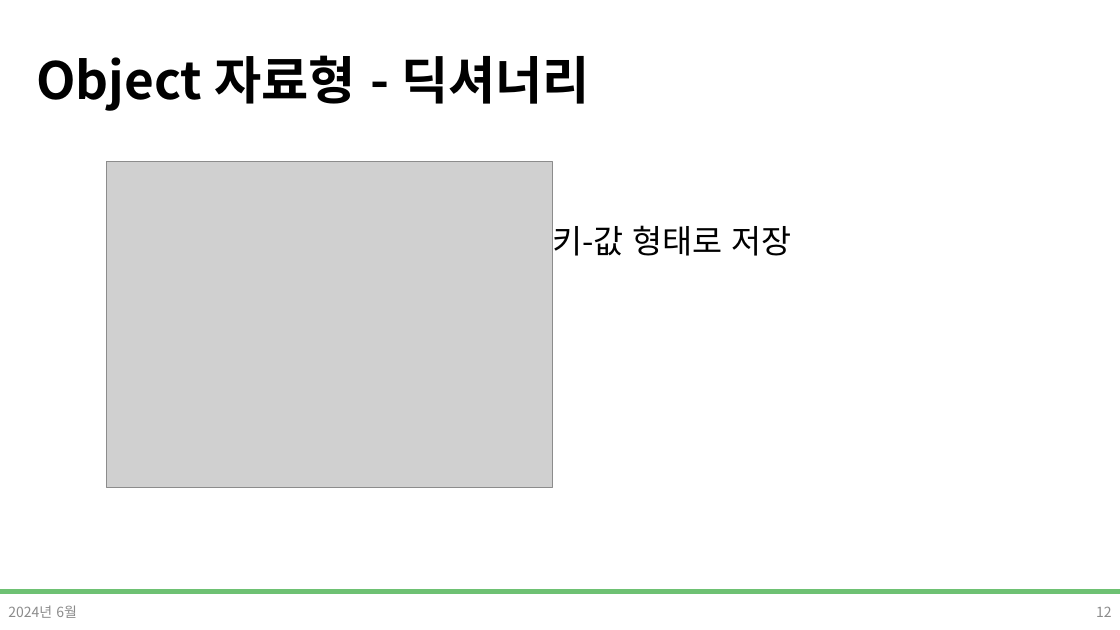
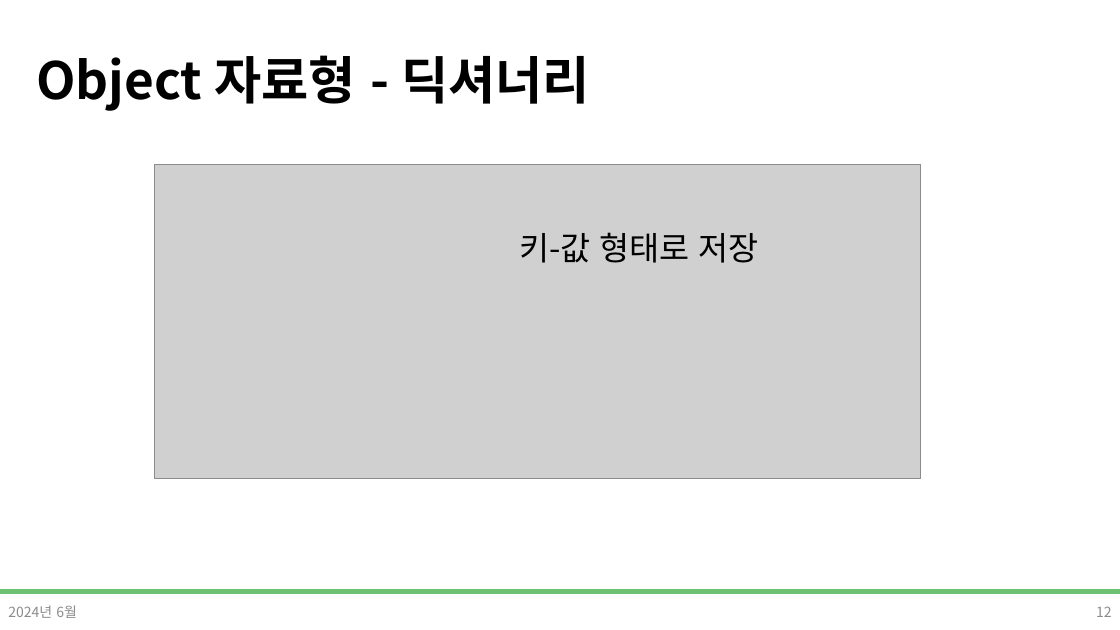
Before and after one commit to DevDamon0527/SeSAC_Yeongdeungpo_Campus_6th, a slide deck: slide 12 of material/[SeSAC_YDP_6] 04_5_Javascript_표준객체,DOM.pptx. Drawn at 1120x630 pixels with LibreOffice and Linux fonts; fonts in the diff are those of the drawing; grey boxes stand for pictures; background and template pictures are left out. Boxes give left, top, right and bottom in pixels: in the first picture for what was removed or moved away, otherwise in the second. Text is boxed around its words. In the diff, an @@ line names an element or a change of style, - is before the commit and + after.

```diff
--- a/material/[SeSAC_YDP_6] 04_5_Javascript_표준객체,DOM.pptx
+++ b/material/[SeSAC_YDP_6] 04_5_Javascript_표준객체,DOM.pptx
@@ picture removed at (107, 161, 553, 487) @@
@@ picture added at (155, 165, 921, 479) @@
@@ text "키-값 형태로 저장" rewrapped from (552, 220, 792, 262) to (519, 232, 759, 263) @@
```
Also in this commit, not shown: 9 other slides changed, 16 other files.
